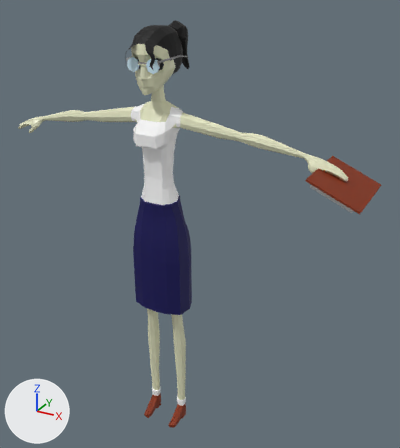
The FBX model Assets/Resources/Models/Bosses/Faculty.fbx, before and after one commit.
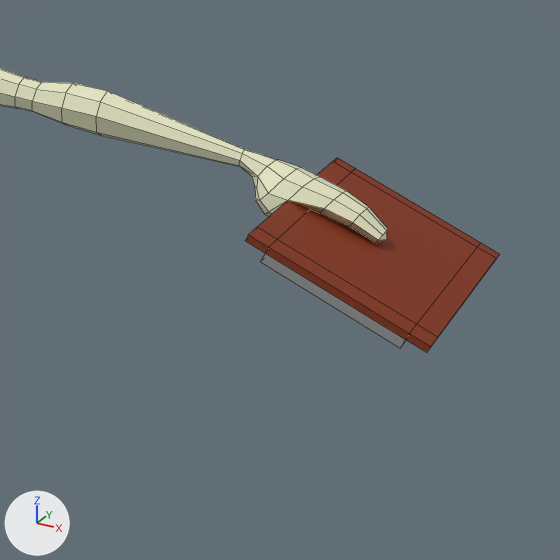
Each version is shown whole from a camera (50 mm lens) standing at (3.588, -5.413, 5.981) and looking at (0.359, 0.459, 3.045), then close up on the part from 58% to 100% of the width and 24% to 62% of the height. Every picture has the same lights, and +X, +Y and +Z are marked at lower left. The close-ups show mesh edges as thin lines. Where no turn or scale is listed for an object, it has been applied to the vertices. Vertices at the same position are counted once.

Before the edit, the objects in view are built like this:
```python
me_cube_002 = bpy.data.meshes.new('Cube.002')
me_cube_002.from_pydata(...)  # 36 vertices, 34 faces; spans x 1.998..2.573, y -0.38..0.525, z 3.929..4.197
# faces by material slot: [5, 1, 28]
me_cube_002.materials.append(mat_material_003)  # grey #919191
me_cube_002.materials.append(mat_material_005)  # white #ffffff
me_cube_002.materials.append(mat_material_007)  # brown #842d00
# before: 20 (2.5, -0.298, 3.959), 21 (2.063, -0.298, 4.149)
me_cube_006 = bpy.data.meshes.new('Cube.006')
me_cube_006.from_pydata(...)  # 1193 vertices, 1188 faces; spans x -2.31..2.31, y -0.37..0.74, z 0.02..5.56
# faces by material slot: [542, 188, 38, 38, 134, 132, 76, 40]
me_cube_006.materials.append(mat_material_001)  # white #e6e7c4
me_cube_006.materials.append(mat_material_002)  # black #000000
me_cube_006.materials.append(mat_material_003)  # grey #919191
me_cube_006.materials.append(mat_material_004)  # cyan #d6f3ff
me_cube_006.materials.append(mat_material_005)  # white #ffffff
me_cube_006.materials.append(mat_material_006)  # dark blue #050055
me_cube_006.materials.append(mat_material_007)  # brown #842d00
me_cube_006.materials.append(mat_material_008)  # yellow #e7ba00
ob_body = bpy.data.objects.new('Body', me_cube_006)
ob_body.location = (0.001, 0.063, 0.0)
ob_clipboard = bpy.data.objects.new('Clipboard', me_cube_002)
ob_clipboard.location = (0.0, 0.0, 0.0)
```
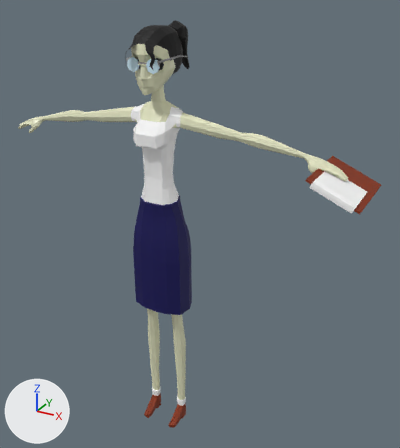
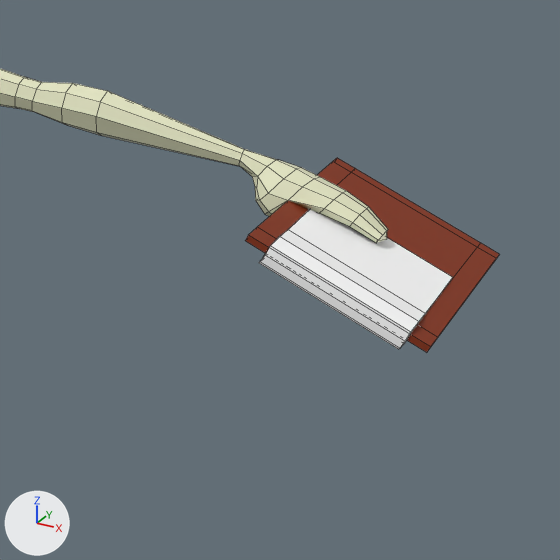
Location of each change, (x1, y1, x2, y2) in pixels of the close-ups (560 x 560 px):
part 1 of me_cube_002, added: after (259, 209, 453, 349)

The change, as a list of edits to the scene's bpy script:
```text
Change me_cube_002:
    where me_cube_002.from_pydata(...)  # 36 vertices, 34 faces; spans x 1.998..2.573, y -0.38..0.525, z 3.929..4.197
    used by ob_clipboard; location = (0.0, 0.0, 0.0)
    verts and faces of me_cube_002; kept vertices keep their numbers, new ones are numbered from 36
    me_cube_002 part 1
    add verts[36] = (2.049, -0.322, 4.111)
    add verts[37] = (2.065, -0.387, 4.145)  # pixel (265, 255)
    add verts[38] = (2.077, -0.383, 4.175)  # pixel (270, 245)
    add verts[39] = (2.072, 0.14, 4.174)
    add for new, old in zip([*range(40, 44)], [*range(36, 40)]): verts[new] = verts[old] + (0.437, 0.0, -0.19)
    add verts[44] = (2.487, -0.289, 3.929)
    add verts[45] = (2.049, -0.289, 4.118)
    add verts[46] = (2.485, -0.386, 3.927)  # pixel (398, 349)
    add verts[47] = (2.047, -0.386, 4.117)  # pixel (258, 262)
    add verts[48] = (2.519, -0.315, 3.994)  # pixel (419, 321)
    add verts[49] = (2.081, -0.315, 4.184)  # pixel (279, 236)
    add verts[50] = (2.512, -0.206, 3.982)  # pixel (425, 313)
    add verts[51] = (2.075, -0.206, 4.171)  # pixel (288, 229)
    add faces += [(20, 44, 45, 21), (36, 45, 44, 40), (36, 40, 46, 47), (37, 47, 46, 41), (37, 41, 42, 38), (38, 42, 48, 49)]  # mat_material_005 (white #ffffff)
    add faces += [(48, 50, 51, 49), (39, 51, 50, 43)]  # mat_material_005 (white #ffffff)
```
